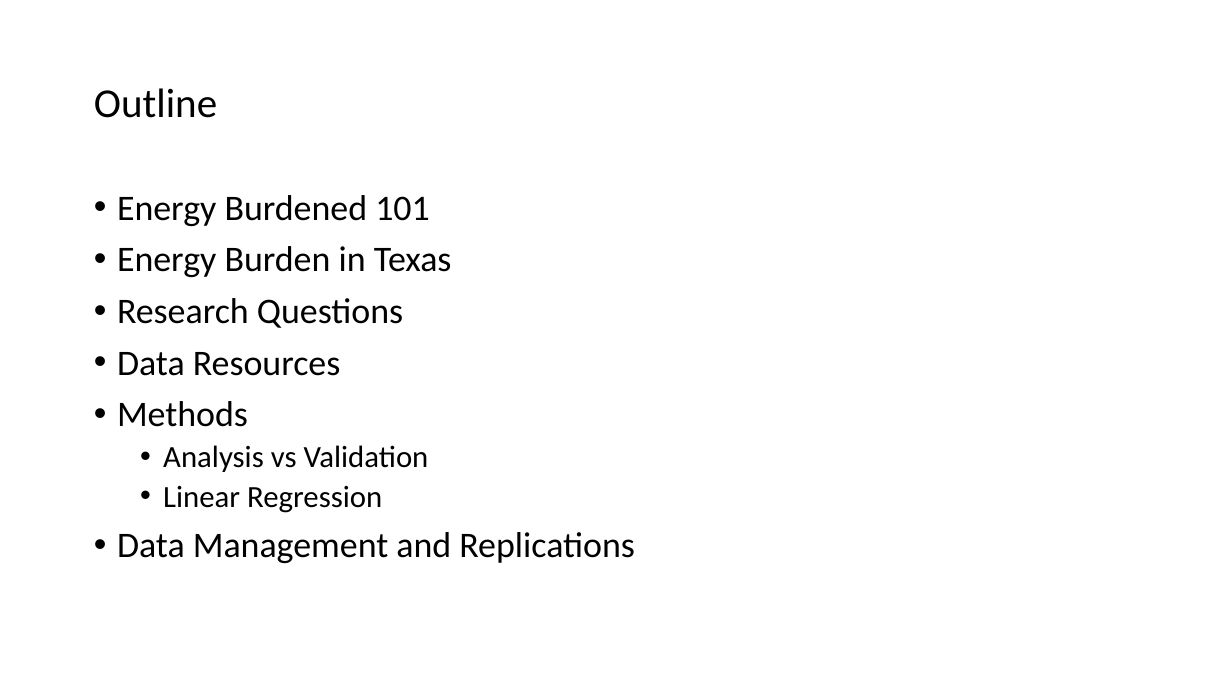
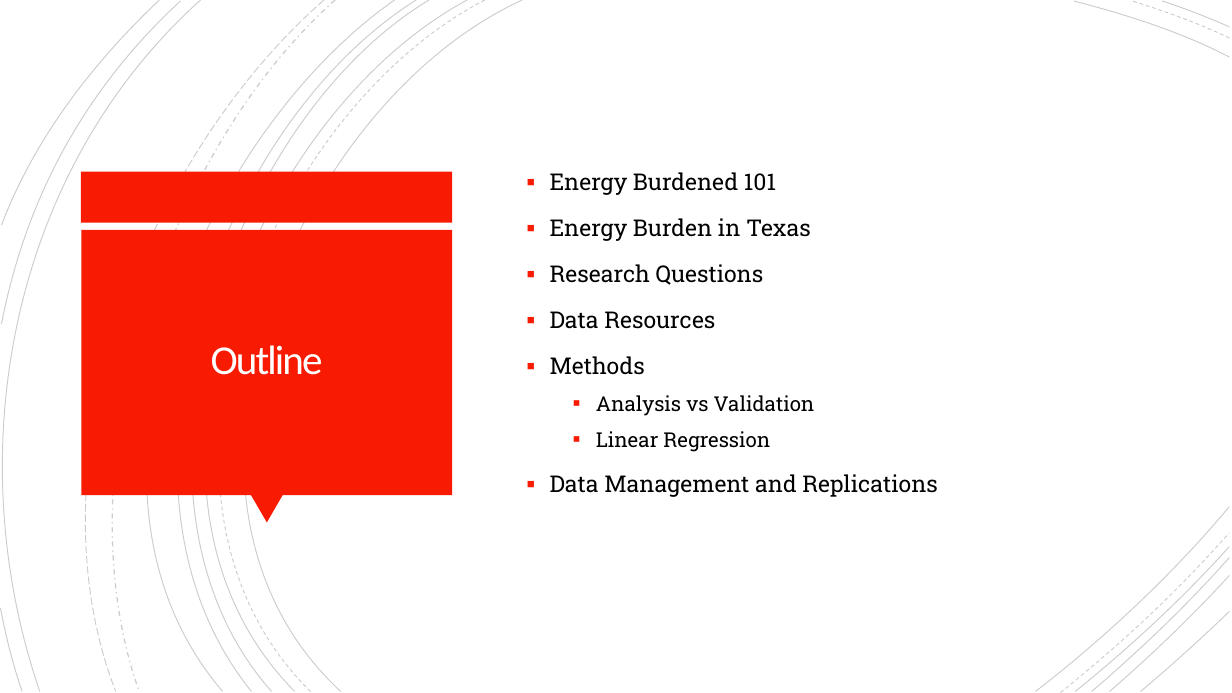
Before and after one commit to cnagbim/Data-Management-Final-Project-Agbim, a slide deck: slide 2 of writing_literature_present/final_presentation.pptx. Drawn at 1232x693 pixels with LibreOffice and Linux fonts; fonts in the diff are those of the drawing. Boxes give left, top, right and bottom in pixels: in the first picture for what was removed or moved away, otherwise in the second. Text is boxed around its words. In the diff, an @@ line names an element or a change of style, - is before the commit and + after.

```diff
--- a/writing_literature_present/final_presentation.pptx
+++ b/writing_literature_present/final_presentation.pptx
@@ group added at (0,0,1230,693): 21 freeform shapes @@
@@ text "Energy Burdened 101": place and size @@
-text "Energy Burdened 101" at (117,195,635,563)
+text "Energy Burdened 101" at (550,172,938,497)
@@ text "Energy Burdened 101" at (550,172,938,497): size 28 to 18 pt in "Energy Burdened 101", "Energy Burden in Texas", "Research Questions", "Data Resources" and 2 more places; font Calibri to Roboto Slab; size 24 to 16 pt in "Analysis vs Validation", "Linear Regression"; bullet • to ▪; line spacing 0.9 to 1.2; vertical alignment top to middle @@
@@ rectangle added at (81,172,453,223), fill #F81B02 @@
@@ rectangle added at (81,230,452,495), fill #F81B02 @@
@@ title "Outline": place and size @@
-title "Outline" at (94,88,217,118)
+title "Outline" at (211,345,323,375)
@@ title "Outline" at (211,345,323,375): text colour #000000 to #FFFEFF, letter spacing 0 to -1.5 pt; alignment left to centre; line spacing 0.9 to 0.85 @@
@@ triangle added at (250,495,283,523), fill #F81B02 @@
```
Also in this commit, not shown: 11 other slides changed, 6 slides added, 2 slides removed, 22 other files.
